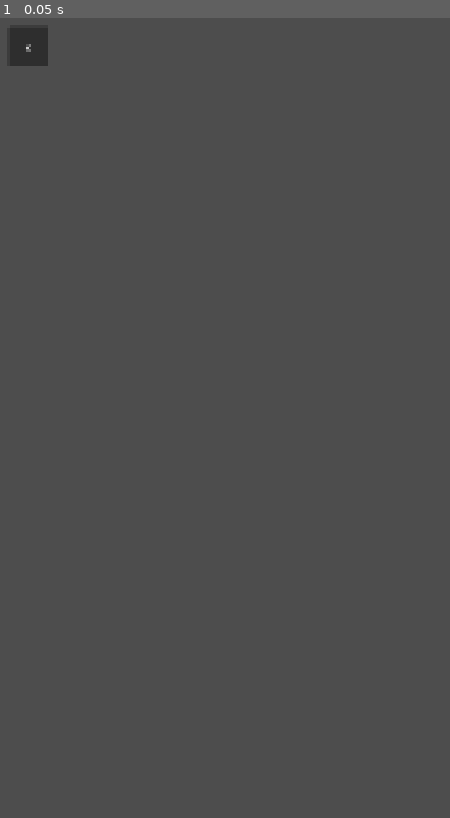
Above: before the commit, frame 1.
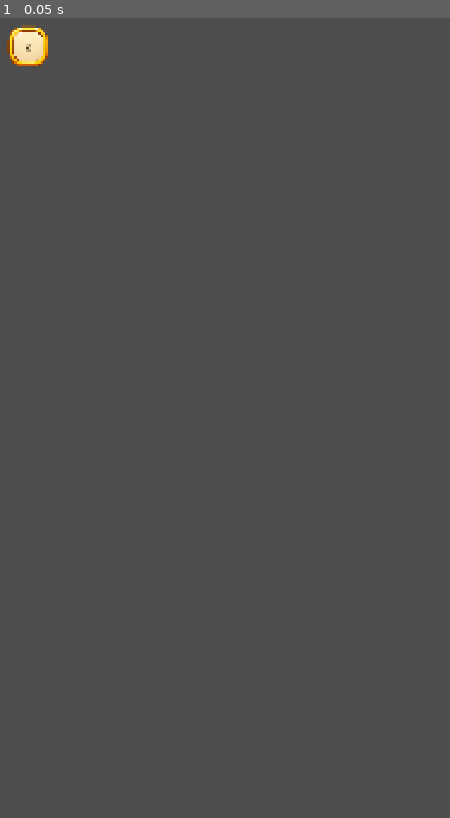
Above: after the commit, the same moment.

Repository: zaenca/hidden_puzzle
Game: Godot game, scene res://core/level/hybrid_level.tscn
Two runs of this game, one before a commit and one after it. Both use one fixed random seed, a clock stepped at 60 frames per second and the inputs below. This scene is started directly instead of the project's main scene.
Inputs:
- Up to frame 1 (0.05 s): no input

The runs differ from the first frame. In frame 1, 0.4% of the frame differs, in the area x 1-11%, y 0-6%.

Commit message:
Экран уровня одной колонкой: доска, лоток, брифинг и попап
Боковые границы доски и лотка стали общими — ширину задаёт картинка, лоток
берёт её у доски. Брифинг встал по центру без затемнения, «Далее» лёг в лоток,
кнопки на арте набраны плашкой.

Первый пазл — 9 частей. Раскладка лотка считается по габаритам частей и
центрируется по ним же: по центроиду куски садились со смещением и заезжали
на рамку. Запас стал симметричным, 36 px вместо 0.8.

Попап задания центрируется по вьюпорту, а не по опорной ширине 1080.

Co-Authored-By: Claude Opus 5 <noreply@anthropic.com>

Diff:
--- a/content/levels/bakery_01.json
+++ b/content/levels/bakery_01.json
@@ -14,7 +14,7 @@
     "palette": "street",
     "seed": 1011
   },
-  "puzzle": { "module_id": "jigsaw", "cols": 2, "rows": 3, "seed": 1101, "tab_ratio": 0.2, "snap_distance_px": 120 },
+  "puzzle": { "module_id": "jigsaw", "cols": 3, "rows": 3, "seed": 1101, "tab_ratio": 0.2, "snap_distance_px": 110 },
   "hidden_object": { "targets": [] },
   "_reward_note": "Первый пазл — часть завязки, а не заработок: ни экрана результата, ни начислений. План района остаётся сюжетом и в инвентарь не падает.",
   "show_result": false,
--- a/content/tasks.json
+++ b/content/tasks.json
@@ -4,7 +4,7 @@
     "shop_id": "bakery",
     "room_id": "hall",
     "location": "map",
-    "title": "Осмотреть район",
+    "title": "Собрать план района",
     "hint": "Мэр просит выбрать первый объект для восстановления.",
     "unlock": [],
     "level_ids": ["bakery_01"],
--- a/core/level/hybrid_level.gd
+++ b/core/level/hybrid_level.gd
@@ -11,15 +11,20 @@
 
 enum Phase { INTRO, PUZZLE, REVEAL, HIDDEN_OBJECT, CLEANUP, OUTRO, RESULT }
 
-const IMAGE_RECT := Rect2(0, 250, 1080, 1300)
-const TRAY_RECT := Rect2(30, 1595, 1020, 290)
-const TRAY_PATCH := 40   ## поля 9-slice лотка: перекрывают рамку и скругление
+## Доска и лоток стоят одной колонкой, и боковые границы у них общие: ширину
+## обоих задаёт картинка, вписанная в BOARD_AREA. Отдельной ширины у лотка нет
+## намеренно — две константы разъезжались бы на каждом новом арте.
+const BOARD_AREA := Rect2(0, 150, 1080, 1400)
+const BOARD_PAD := 18.0     ## углубление под картинкой: рамка вокруг доски
+const TRAY_TOP := 1565.0
+const TRAY_HEIGHT := 345.0
+const TRAY_PATCH := 40      ## поля 9-slice лотка: перекрывают рамку и скругление
 ## Поле раскладки внутри лотка. Части центруются по ячейкам, но ушки торчат за
 ## ячейку, и крайние куски заезжали бы на нарисованную рамку плашки. По бокам
 ## поле уже, чем сверху и снизу: ушки съедают именно ширину — по высоте частям
 ## и так просторно.
 const TRAY_PAD_X := 60.0
-const TRAY_PAD_Y := 20.0
+const TRAY_PAD_Y := 30.0
 const SCREEN := Vector2(1080, 1920)
 
 ## Уход в мету без экрана результата: сколько держим собранную картинку и за
@@ -82,7 +87,7 @@
 	_hud.narrative_finished.connect(_start_puzzle)
 	_hud.result_continue.connect(_emit_result)
 
-	_view.setup(definition.art, definition.hidden_object.targets, context.items, IMAGE_RECT)
+	_view.setup(definition.art, definition.hidden_object.targets, context.items, BOARD_AREA)
 	_view.set_dim(1.0)
 	_build_backdrop()
 
@@ -93,6 +98,9 @@
 
 	phase = Phase.INTRO
 	_hud.set_phase("")
+	## Кнопка «Далее» ложится в лоток: место, которое до конца брифинга пустует,
+	## а сразу после него занимают части. HUD сам его знать не может.
+	_hud.place_narrative_button(tray_rect())
 	_hud.show_narrative(definition.narrative)
 
 
@@ -113,12 +121,12 @@
 
 	## Место под доску: картинка на время сборки приглушена, и без углубления
 	## под ней она читается как грязное пятно, а не как «сюда собирают».
-	_backdrop.add_child(_slot(_view.rect.grow(18.0),
+	_backdrop.add_child(_slot(_board_rect(),
 		Color(0.10, 0.13, 0.20, 0.30), Color(1, 1, 1, 0.22), 28))
 
 	## Лоток — нарисованная плашка, та же, что под текстом в игре: части лежат на
 	## столе, а не в служебном прямоугольнике, дорисованном движком.
-	_tray_slot = _plate_slot(TRAY_RECT.grow(20.0))
+	_tray_slot = _plate_slot(tray_rect())
 	_backdrop.add_child(_tray_slot)
 
 
@@ -141,6 +149,22 @@
 	return plate
 
 
+## Доска с её углублением — то, что игрок видит как «поле». Считается от
+## реально занятого картинкой прямоугольника, а не от BOARD_AREA: арт вписан
+## по своему формату, и разница между областью и картинкой бывает в сотни px.
+func _board_rect() -> Rect2:
+	return _view.rect.grow(BOARD_PAD)
+
+
+## Лоток. Публично: HUD кладёт в него кнопку «Далее», а прогон проверяет, что
+## части лежат внутри рамки. Боковые границы берутся у доски — доска и лоток
+## обязаны стоять одной колонкой, иначе экран выглядит собранным из двух разных
+## макетов.
+func tray_rect() -> Rect2:
+	var board := _board_rect()
+	return Rect2(board.position.x, TRAY_TOP, board.size.x, TRAY_HEIGHT)
+
+
 func _slot(rect: Rect2, bg: Color, border: Color, radius: int) -> Panel:
 	var panel := Panel.new()
 	var sb := StyleBoxFlat.new()
@@ -167,7 +191,8 @@
 	## Не IMAGE_RECT, а то, что SceneView реально занял: картинка вписана в
 	## отведённую область по своему формату, и резать пазл надо по ней.
 	_puzzle.setup(definition.puzzle, _view.texture, _view.rect,
-		TRAY_RECT.grow_individual(-TRAY_PAD_X, -TRAY_PAD_Y, -TRAY_PAD_X, -TRAY_PAD_Y), _view.uv_scale())
+		tray_rect().grow_individual(-TRAY_PAD_X, -TRAY_PAD_Y, -TRAY_PAD_X, -TRAY_PAD_Y),
+		_view.uv_scale())
 	_puzzle.progress_changed.connect(_hud.set_progress)
 	_puzzle.solved.connect(_reveal)
 	_puzzle.begin()
--- a/core/puzzle/jigsaw/jigsaw_module.gd
+++ b/core/puzzle/jigsaw/jigsaw_module.gd
@@ -75,7 +75,13 @@
 	var tray_rows := 1 if count <= 6 else 2
 	var tray_cols := int(ceil(count / float(tray_rows)))
 	var cell := Vector2(_tray_rect.size.x / float(tray_cols), _tray_rect.size.y / float(tray_rows))
-	var s: float = minf(cell.x / _cell_size.x, cell.y / _cell_size.y) * 0.82
+	## Масштаб считаем по реальным габаритам частей, а не по клетке пазла: ушки
+	## торчат за клетку, и части, разложенные по клетке, наезжают друг на друга
+	## и на рамку лотка. Разница тем заметнее, чем крупнее tab_ratio.
+	var span := Vector2.ZERO
+	for piece in _pieces:
+		span = span.max(piece.bounds().size)
+	var s: float = minf(cell.x / span.x, cell.y / span.y) * 0.92
 	s = minf(s, _params.tray_scale * 1.6)
 
 	var order: Array[int] = []
@@ -94,8 +100,13 @@
 		var row := slot / tray_cols
 		var col := slot % tray_cols
 		var center := _tray_rect.position + Vector2((col + 0.5) * cell.x, (row + 0.5) * cell.y)
+		## В ячейку кладём по центру габаритов, а не по центроиду полигона: ушки
+		## несимметричны — с одной стороны выступ, с другой впадина, — и центроид
+		## уезжает от середины куска на десятки пикселей. По нему часть садилась
+		## в ячейку со смещением и заезжала на рамку лотка.
+		var box := piece.bounds()
 		piece.tray_scale = s
-		piece.tray_point = center - piece.centroid * s
+		piece.tray_point = center - (box.position + box.size * 0.5) * s
 		piece.send_to_tray(false)
 
 
--- a/core/puzzle/jigsaw/jigsaw_piece.gd
+++ b/core/puzzle/jigsaw/jigsaw_piece.gd
@@ -56,6 +56,13 @@
 	_bounds = r
 
 
+## Габариты части вместе с ушками. Раскладка лотка обязана считать по ним, а не
+## по клетке пазла: ушки торчат за клетку, и часть, посчитанная по клетке,
+## ложится в ячейку с нахлёстом на соседнюю.
+func bounds() -> Rect2:
+	return _bounds
+
+
 func hit_test(world: Vector2) -> bool:
 	var local := to_local(world)
 	if Geometry2D.is_point_in_polygon(local, polygon):
--- a/tools/autoplay_driver.gd
+++ b/tools/autoplay_driver.gd
@@ -53,8 +53,8 @@
 		bool(Game.meta.flags.get(Game.INTRO_FLAG, false)))
 
 	# --- уровень 1: план района, только пазл из 6 частей --------------------
-	_check("L1: пазл собирается из 6 частей",
-		ContentDB.level("bakery_01").puzzle.piece_count() == 6)
+	_check("L1: пазл собирается из 9 частей",
+		ContentDB.level("bakery_01").puzzle.piece_count() == 9)
 	await _finish_current_level()
 	_check("после пазла — сразу городская площадь, без экрана результата",
 		Game.screen == Game.Screen.MAP)
@@ -68,7 +68,7 @@
 	## Плашку копим, пока идёт уровень, и показываем уже в мете: поздравлять
 	## поверх раскрытия сцены значит перебивать ровно тот кадр, ради которого
 	## уровень и собирали.
-	_check_task_notification("Осмотреть район")
+	_check_task_notification("Собрать план района")
 	_check("мета: пекарня выбрана", Game.meta.shop_state("bakery") == "in_restoration")
 
 	# --- площадь: ровно одна активная задача и указатель на неё -------------
--- a/ui/level_hud.gd
+++ b/ui/level_hud.gd
@@ -4,6 +4,9 @@
 ## нижней полосы (лоток пазла живёт в мире, список предметов — здесь).
 
 const HINT_ICON := "res://art/ui_hand.png"
+## Кнопка «Далее» под брифингом: ложится в лоток, поэтому размер её задаётся
+## здесь, а не растяжкой по контейнеру — в лотке её никто не растянет.
+const NEXT_SIZE := Vector2(360, 120)
 
 signal abandon_pressed
 signal booster_pressed
@@ -18,6 +21,7 @@
 var _booster: Button
 var _narrative: Control
 var _narrative_label: Label
+var _narrative_next: Button
 var _result: Control
 var _result_body: VBoxContainer
 var _toast: Label
@@ -50,7 +54,7 @@
 	top.mouse_filter = Control.MOUSE_FILTER_IGNORE
 	root.add_child(top)
 
-	var back := UIKit.button("‹", 40)
+	var back := UIKit.plate_button("‹", 40)
 	back.custom_minimum_size = Vector2(96, 96)
 	back.pressed.connect(func(): abandon_pressed.emit())
 	top.add_child(back)
@@ -117,31 +121,43 @@
 
 
 func _build_narrative() -> void:
-	_narrative = UIKit.full_screen_dim(0.62)
+	## Прозрачная накладка, а не затемнение: брифинг рассказывает про картинку,
+	## которая под ним, и гасить её ради текста незачем. Клики она всё равно
+	## перехватывает — до кнопки «Далее» уровень трогать нечего.
+	_narrative = UIKit.full_screen_dim(0.0)
 	_narrative.visible = false
 	add_child(_narrative)
 
 	var margin := MarginContainer.new()
 	margin.set_anchors_preset(Control.PRESET_FULL_RECT)
+	margin.mouse_filter = Control.MOUSE_FILTER_IGNORE
 	_narrative.add_child(margin)
 	SafeArea.apply(margin, 40)
 
+	## По центру экрана: брифинг — единственное, что сейчас происходит, и
+	## прижимать его к низу значит освобождать место, которое некому занять.
 	var box := VBoxContainer.new()
-	box.alignment = BoxContainer.ALIGNMENT_END
-	box.add_theme_constant_override("separation", 20)
+	box.alignment = BoxContainer.ALIGNMENT_CENTER
+	box.mouse_filter = Control.MOUSE_FILTER_IGNORE
 	margin.add_child(box)
 
 	## Брифинг — такая же реплика, как в диалоге, и стоит на той же нарисованной
 	## плашке. Тёмная панель под ним читалась как системное окно поверх игры.
 	var panel := UIKit.plate(UIKit.PLATE)
+	panel.mouse_filter = Control.MOUSE_FILTER_IGNORE
 	box.add_child(panel)
 	_narrative_label = UIKit.plate_label(34)
 	_narrative_label.custom_minimum_size = Vector2(0, 200)
 	panel.add_child(_narrative_label)
 
-	var next := UIKit.button("Далее", 34)
-	next.pressed.connect(_advance_narrative)
-	box.add_child(next)
+	## Кнопка лежит отдельно от текста — в лотке, где вот-вот появятся части.
+	## Место уровень сообщает сам (place_narrative_button); до этого держим её
+	## внизу по центру, чтобы она нашлась и без подсказки уровня.
+	_narrative_next = UIKit.plate_button("Далее", 34)
+	_narrative_next.pressed.connect(_advance_narrative)
+	_narrative.add_child(_narrative_next)
+	var screen := get_viewport_rect().size
+	place_narrative_button(Rect2(0, screen.y * 0.78, screen.x, NEXT_SIZE.y))
 
 
 func _build_result() -> void:
@@ -173,6 +189,16 @@
 
 
 ## --- API --------------------------------------------------------------------
+
+## Положить кнопку «Далее» по центру переданной области. Область сообщает
+## уровень — это лоток, в котором сразу после брифинга появятся части. HUD сам
+## её знать не может: лоток живёт в мире уровня, а не в интерфейсе.
+func place_narrative_button(area: Rect2) -> void:
+	if _narrative_next == null:
+		return
+	_narrative_next.size = NEXT_SIZE
+	_narrative_next.position = area.position + (area.size - NEXT_SIZE) * 0.5
+
 
 func set_level_title(text: String) -> void:
 	_title.text = text
--- a/ui/task_notification.gd
+++ b/ui/task_notification.gd
@@ -10,9 +10,6 @@
 ## подряд, и две плашки друг поверх друга читаются как одна сломанная.
 
 const TEXTURE_PATH := "res://art/ui/taskbar_notification.png"
-## Ширина берётся из проекта, а не из size самого контрола: на первом показе
-## раскладка ещё не посчитана, size равен нулю, и плашка уезжает за левый край.
-const SCREEN_WIDTH := 1080.0
 const PATCH_MARGIN := 36      ## поля 9-slice: перекрывают рамку и скругление
 const SIZE := Vector2(880, 170)
 const TOP_Y := 150.0          ## куда выезжает плашка
@@ -132,7 +129,12 @@
 
 	_plate.visible = true
 	_plate.modulate.a = 0.0
-	_plate.position = Vector2((SCREEN_WIDTH - SIZE.x) * 0.5, TOP_Y - SIZE.y - 40.0)
+	## Центр берём у вьюпорта в момент показа, а не из опорной ширины 1080: на
+	## окне шире опорного 9:16 «половина 1080» — уже не середина экрана, и плашка
+	## уезжает влево. size самого контрола для этого не годится: на первом показе
+	## раскладка ещё не посчитана и он равен нулю.
+	_plate.position = Vector2(
+		(get_viewport_rect().size.x - SIZE.x) * 0.5, TOP_Y - SIZE.y - 40.0)
 
 	var tw := create_tween()
 	_tween = tw
--- a/ui/ui_kit.gd
+++ b/ui/ui_kit.gd
@@ -94,8 +94,28 @@
 ## --- пропуск сцены ----------------------------------------------------------
 
 const SKIP_SIZE := Vector2(268, 104)
-const SKIP_PATCH := 34   ## поля 9-slice: перекрывают рамку и скругление
-const SKIP_EDGE := 24    ## отступ от края экрана, поверх safe area
+const PLATE_PATCH := 34   ## поля 9-slice: перекрывают рамку и скругление
+const SKIP_EDGE := 24     ## отступ от края экрана, поверх safe area
+
+
+## Кнопка на нарисованной плашке. Ею набрано всё, что игрок нажимает поверх
+## арта: серая кнопка движка рядом с нарисованной рамкой читается как окно
+## другой программы, а не как часть игры.
+static func plate_button(text: String, size: int = 30) -> Button:
+	var b := Button.new()
+	b.text = text
+	b.focus_mode = Control.FOCUS_NONE
+	b.add_theme_font_size_override("font_size", size)
+	## Тёмная буква без обводки: плашка кремовая, а светлый текст с чёрным
+	## контуром — набор для арта под ним, не для бумаги.
+	for slot in ["font_color", "font_hover_color", "font_pressed_color", "font_focus_color"]:
+		b.add_theme_color_override(slot, PLATE_TEXT)
+	var tex := Backdrop.load_texture(PLATE)
+	if tex == null:
+		return b
+	for style in ["normal", "hover", "pressed", "focus", "disabled"]:
+		b.add_theme_stylebox_override(style, _plate_box(tex))
+	return b
 
 
 ## Кнопка «Пропустить» в правом верхнем углу — одна на заставку и на диалог.
@@ -105,19 +125,8 @@
 ## Добавляет себя в root сама: якоря и offsets Control пересчитывает от размера
 ## родителя, и выставлять их до add_child значит считать их от нуля.
 static func add_skip_button(root: Control, action: Callable, text: String = "Пропустить") -> Button:
-	var b := Button.new()
-	b.text = text
-	b.focus_mode = Control.FOCUS_NONE
+	var b := plate_button(text)
 	b.custom_minimum_size = SKIP_SIZE
-	b.add_theme_font_size_override("font_size", 30)
-	## Тёмная буква без обводки: плашка кремовая, а светлый текст с чёрным
-	## контуром — набор для арта под ним, не для бумаги.
-	for slot in ["font_color", "font_hover_color", "font_pressed_color", "font_focus_color"]:
-		b.add_theme_color_override(slot, PLATE_TEXT)
-	var tex := Backdrop.load_texture(PLATE)
-	if tex != null:
-		for style in ["normal", "hover", "pressed", "focus", "disabled"]:
-			b.add_theme_stylebox_override(style, _skip_box(tex))
 	b.pressed.connect(action)
 
 	root.add_child(b)
@@ -134,13 +143,13 @@
 	return b
 
 
-static func _skip_box(tex: Texture2D) -> StyleBoxTexture:
+static func _plate_box(tex: Texture2D) -> StyleBoxTexture:
 	var sb := StyleBoxTexture.new()
 	sb.texture = tex
-	sb.texture_margin_left = SKIP_PATCH
-	sb.texture_margin_right = SKIP_PATCH
-	sb.texture_margin_top = SKIP_PATCH
-	sb.texture_margin_bottom = SKIP_PATCH
+	sb.texture_margin_left = PLATE_PATCH
+	sb.texture_margin_right = PLATE_PATCH
+	sb.texture_margin_top = PLATE_PATCH
+	sb.texture_margin_bottom = PLATE_PATCH
 	sb.content_margin_left = 20
 	sb.content_margin_right = 20
 	sb.content_margin_top = 12
Not shown, changed: PROJECT_STATUS.md
